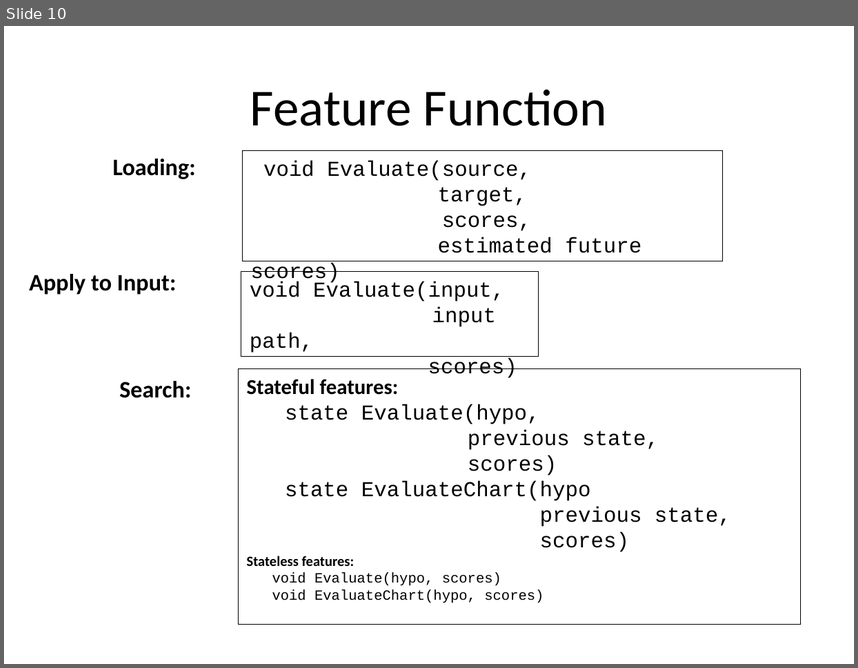
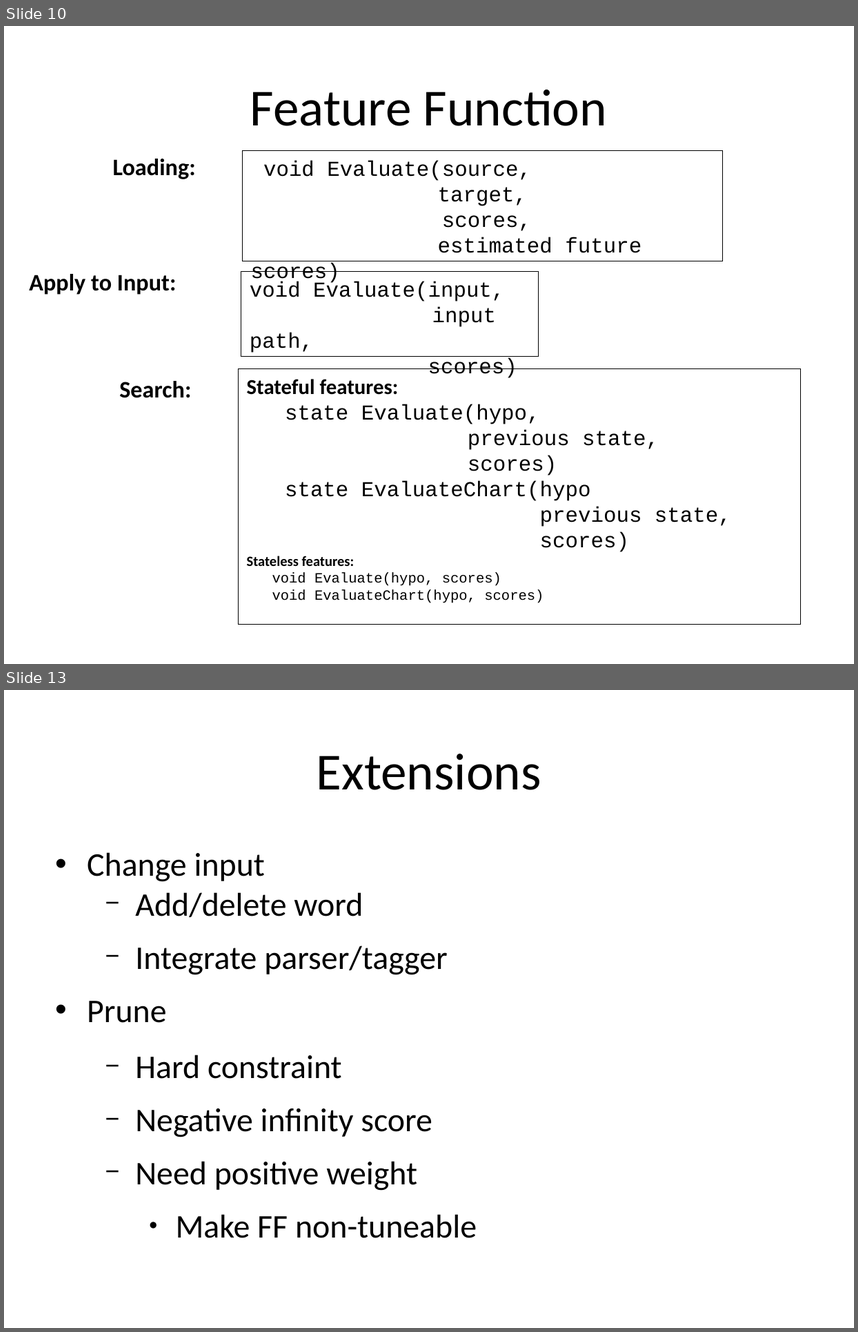
Before and after one commit to hieuhoang/papers, a slide deck: iit-bombay/FeatureFunction.odp. Shown one above the other, each under a label of ours: slide 10 before the commit, slides 10 and 13 after it; the slides between them are not shown. The pictures are 858x668 and 858x1332 pixels, drawn with LibreOffice and Linux fonts; fonts in the diff are those of the drawing; background and template pictures are left out. Boxes give left, top, right and bottom in pixels: in the first picture for what was removed or moved away, otherwise in the second. Text is boxed around its words. In the diff, an @@ line names an element or a change of style, - is before the commit and + after.

```diff
--- a/iit-bombay/FeatureFunction.odp
+++ b/iit-bombay/FeatureFunction.odp
@@ slide 13 added at [4,690,854,1328], background #FFFFFF @@
@@ title added at [317,753,542,790], 44 pt, text #000000 @@
+Extensions
@@ text added at [87,852,477,1238], 28 pt, text #000000 @@
+• Change input
+  − Add/delete word
+  − Integrate parser/tagger
+• Prune
+  − Hard constraint
+  − Negative infinity score
+  − Need positive weight
+    ● Make FF non-tuneable
```
Also in this commit, not shown: 3 other slides added, 4 slides removed, 3 other files.
